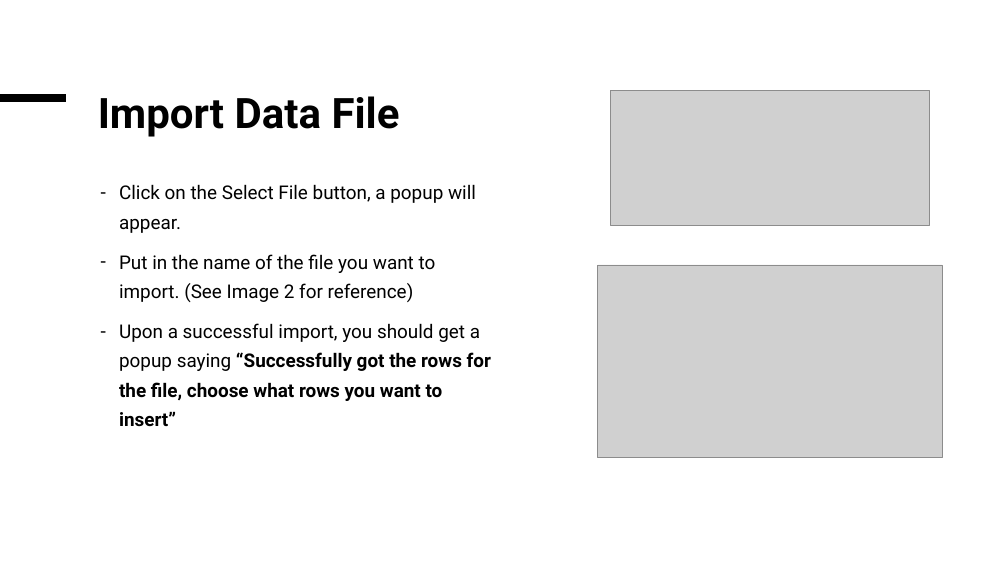
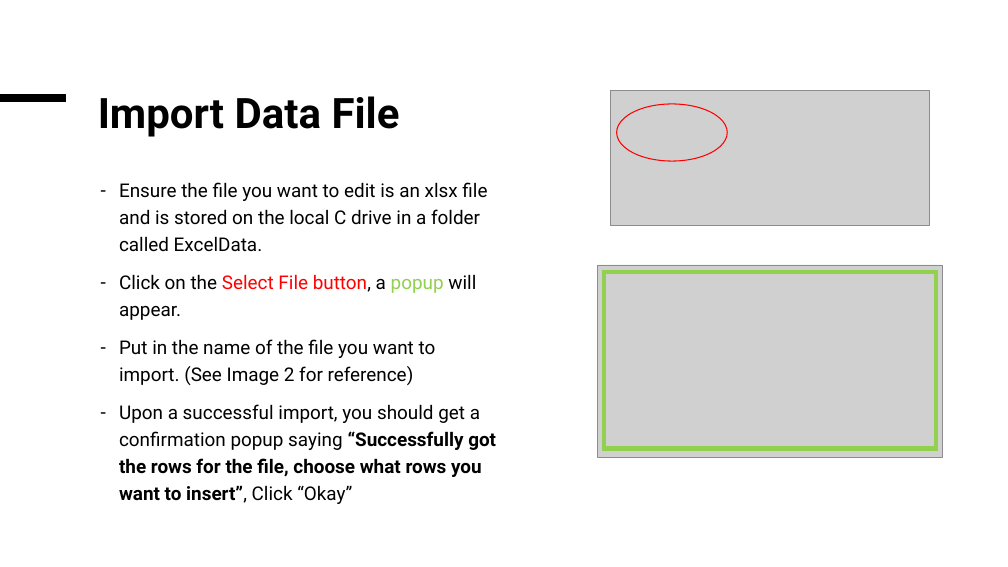
Before and after one commit to D3m0nslay7/HospitalityDataUpdater, a slide deck: slide 5 of Tutorial.pptx (slide 4 before the commit). Drawn at 1008x567 pixels with LibreOffice and Linux fonts; fonts in the diff are those of the drawing; grey boxes stand for pictures. Boxes give left, top, right and bottom in pixels: in the first picture for what was removed or moved away, otherwise in the second. Text is boxed around its words. In the diff, an @@ line names an element or a change of style, - is before the commit and + after.

```diff
--- a/Tutorial.pptx
+++ b/Tutorial.pptx
@@ ellipse added at box(617, 104, 727, 161), outline #FF0000 1 pt @@
@@ text at box(119, 182, 487, 252): paragraph added @@
+– Ensure the file you want to edit is an xlsx file and is stored on the local C drive in a folder called ExcelData.
@@ text at box(119, 274, 476, 385): text colour #000000 to #FF0000 in "Select File button,"; text colour #000000 to #92D050 in "popup"; line spacing 1.3 to 1.2 @@
@@ rectangle added at box(604, 272, 936, 448), outline #92D050 4.5 pt @@
@@ text at box(119, 404, 496, 504): text changed; bold off @@
-– Upon a successful import, you should get a popup saying “Successfully got the rows for the file, choose what rows you want to insert”
+– Upon a successful import, you should get a confirmation popup saying “Successfully got the rows for the file, choose what rows you want to insert”, Click “Okay”
```
Also in this commit, not shown: 11 other slides changed, 2 slides added.
